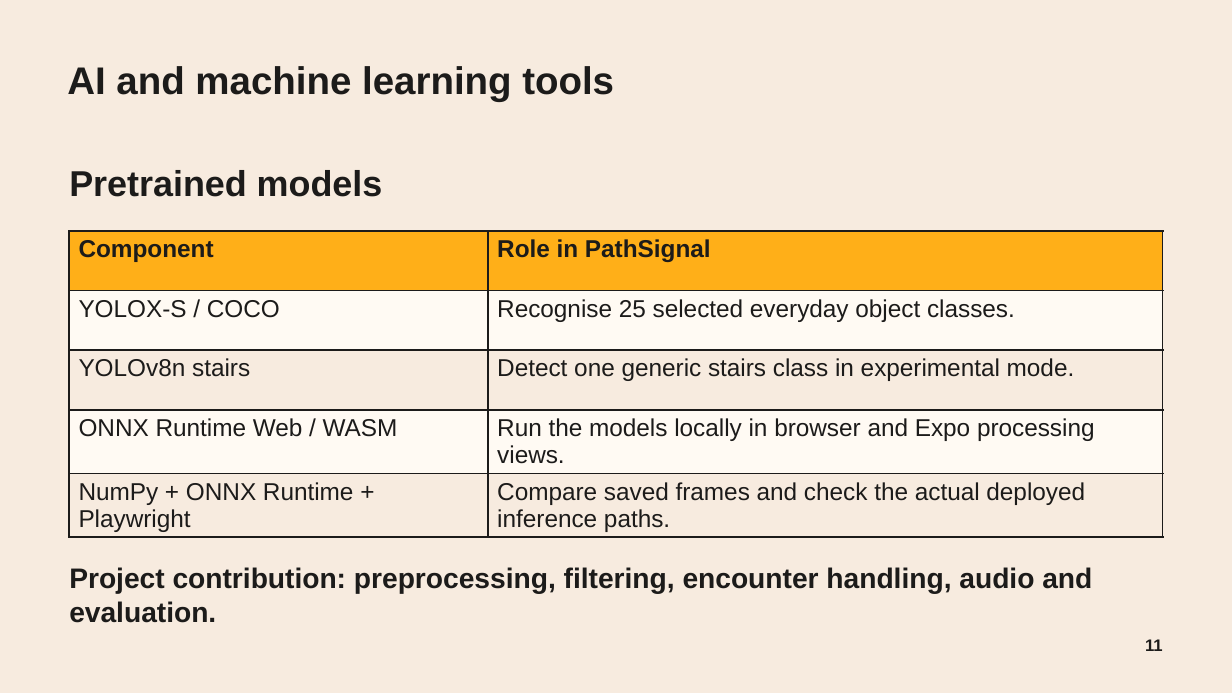
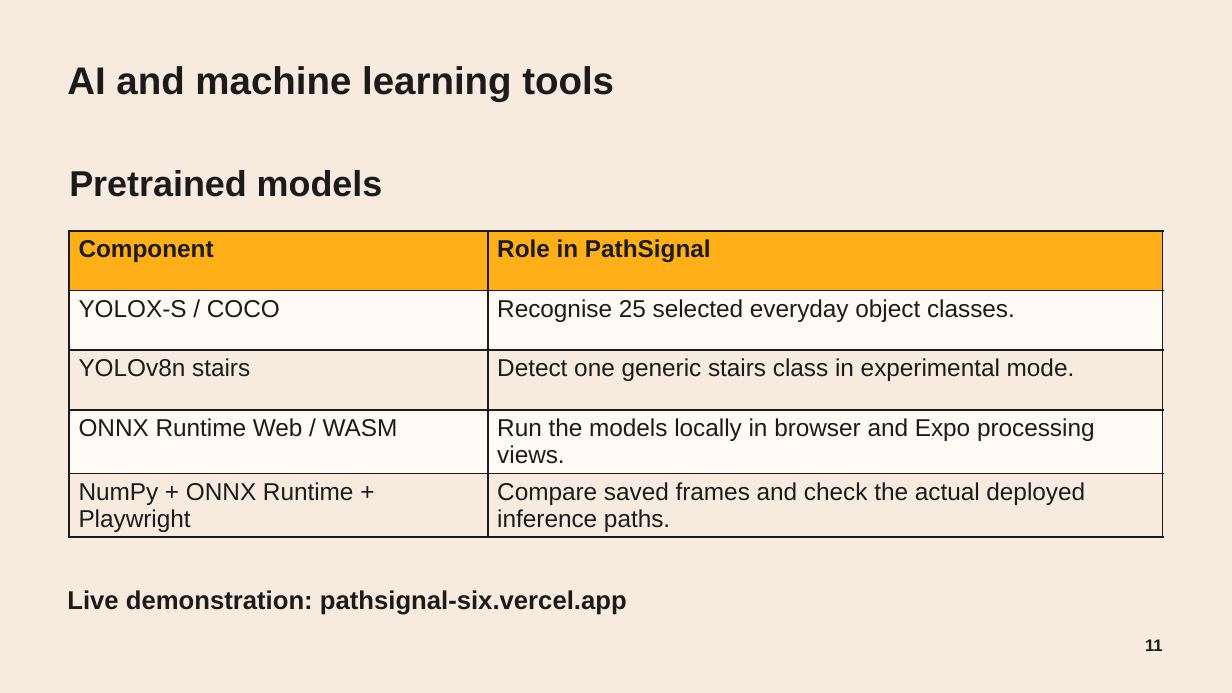
Before and after one commit to Omphile-coder/PathSignal, a slide deck: slide 11 of PathSignal — Final Year Project.pptx. Drawn at 1232x693 pixels with LibreOffice and Linux fonts; fonts in the diff are those of the drawing; background and template pictures are left out. Boxes give left, top, right and bottom in pixels: in the first picture for what was removed or moved away, otherwise in the second. Text is boxed around its words. In the diff, an @@ line names an element or a change of style, - is before the commit and + after.

```diff
--- a/PathSignal — Final Year Project.pptx
+++ b/PathSignal — Final Year Project.pptx
@@ text removed at (69, 567, 1092, 623) @@
-Project contribution: preprocessing, filtering, encounter handling, audio and evaluation.
@@ text added at (67, 590, 627, 615), 20 pt, text #1C1B1A, bold @@
+Live demonstration: pathsignal-six.vercel.app
```
Also in this commit, not shown: 3 other slides changed, 2 slides removed.
